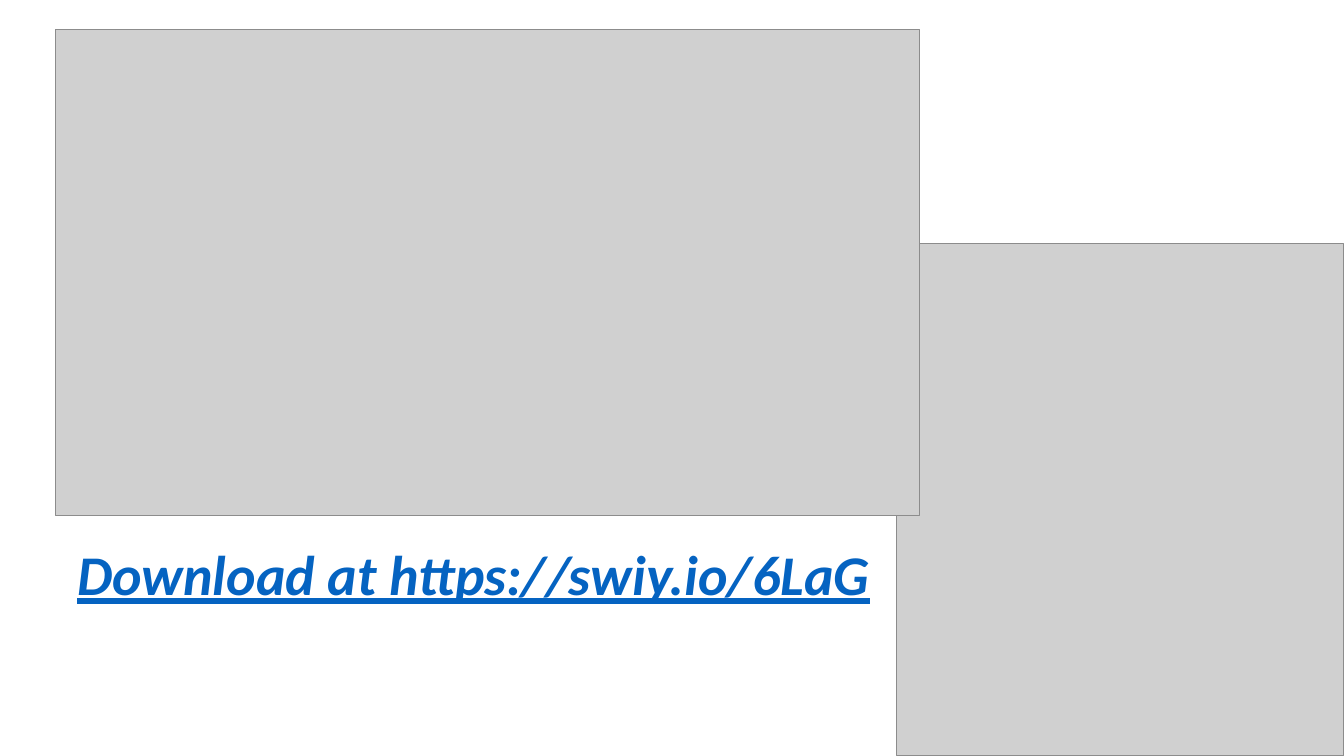
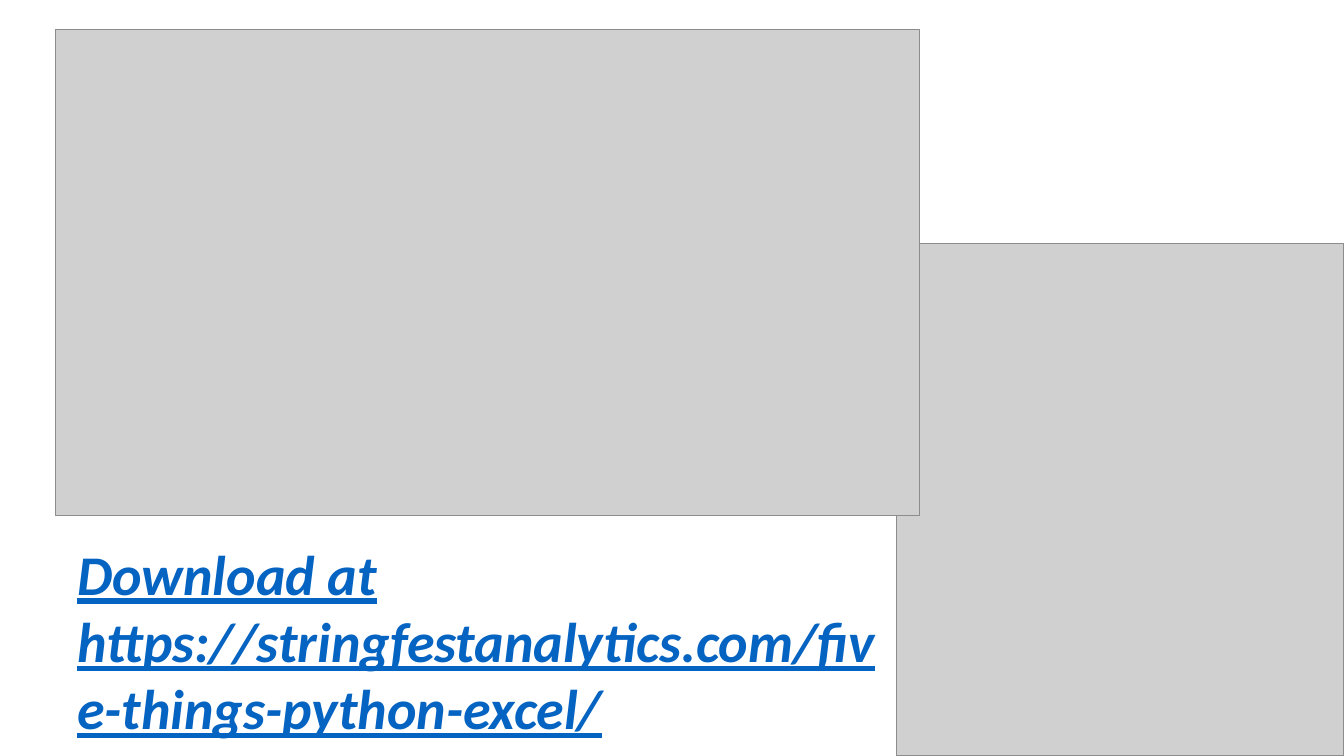
Before and after one commit to stringfestdata/ms-excel-toronto-python, a slide deck: slide 2 of toronto-five-things-excel-python.pptx. Drawn at 1344x756 pixels with LibreOffice and Linux fonts; fonts in the diff are those of the drawing; grey boxes stand for pictures. Boxes give left, top, right and bottom in pixels: in the first picture for what was removed or moved away, otherwise in the second. Text is boxed around its words. In the diff, an @@ line names an element or a change of style, - is before the commit and + after.

Commit message:
update slides

```diff
--- a/toronto-five-things-excel-python.pptx
+++ b/toronto-five-things-excel-python.pptx
@@ text at bbox=[77, 555, 874, 739]: text changed @@
-Download at https://swiy.io/6LaG
+Download at https://stringfestanalytics.com/five-things-python-excel/
```
Also in this commit, not shown: 1 slide added.
